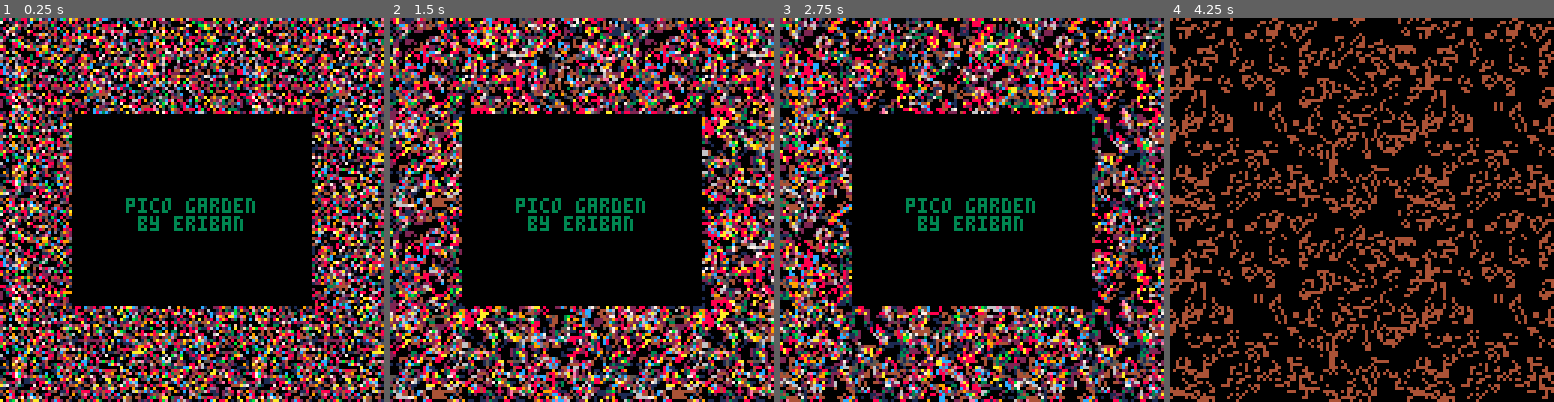
Above: before the commit, frames 1-4 (left to right).
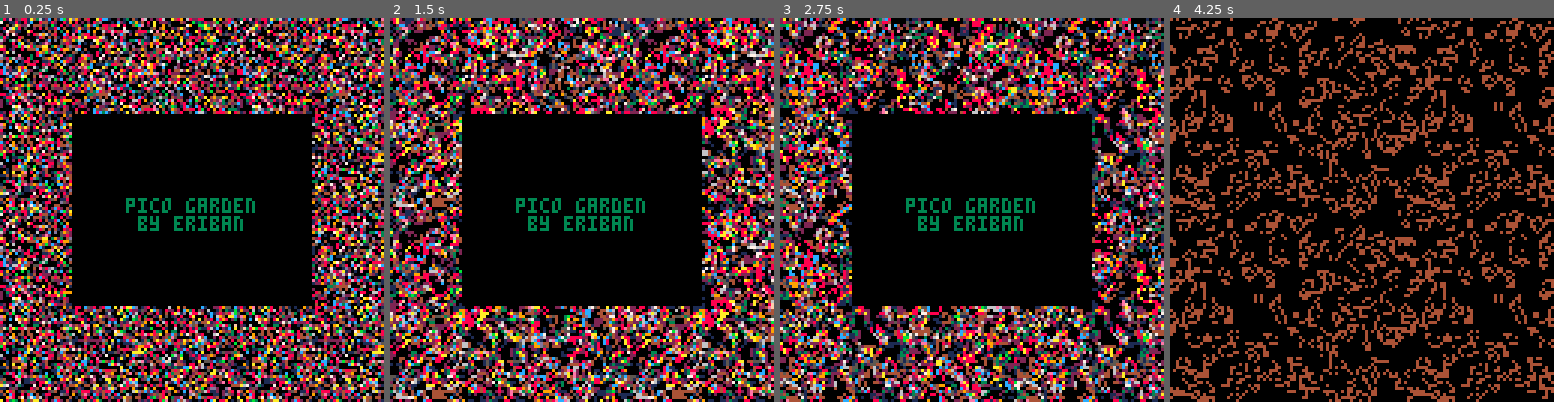
Above: after the commit, the same moments.

Repository: erwinbonsma/PicoGarden
Game: PICO-8 cartridge picogarden.p8
Two runs of this game, one before a commit and one after it. Both use one fixed random seed, a clock stepped at 60 frames per second and the inputs below.
Inputs:
- Up to frame 1 (0.25 s): no input
- Up to frame 2 (1.5 s): tap O (Z key) at 0.33, 0.7, 1.43 s; tap X (X key) at 1.07 s
- Up to frame 3 (2.75 s): hold Left 1.97-2.37 s; tap X (X key) at 2.07, 2.4, 2.73 s; tap O (Z key) at 2.22 s; hold Down from 2.42 s (still down)
- Up to frame 4 (4.25 s): release Down at 2.82 s; hold Right 2.87-3.53 s; tap X (X key) every 0.33 s from 3.07 to 4.07 s; tap O (Z key) at 3.1, 3.98 s; hold Up 3.58-4.08 s; hold Right from 4.13 s (still down)

The runs differ from the first frame. In frame 1, 0.8% of the frame differs, in the area x 3-68%, y 0-100%; in frame 2, 0.4%; in frame 3, 0.5%; in frame 4, 0.5%.

Commit message:
Remove plotting artifact

Diff:
--- a/picogarden.p8
+++ b/picogarden.p8
@@ -694,7 +694,9 @@
     )&0x0.00ff
     rbpu-=8
    else
-    v=$a>>>(bpu_ca-rbpu)
+    v=(
+     $a&0x7fff.ffff
+    )>>>(bpu_ca-rbpu)
     a+=4
     v|=($a<<rbpu)&0x0.00ff
     rbpu=bpu_ca-(8-rbpu)
